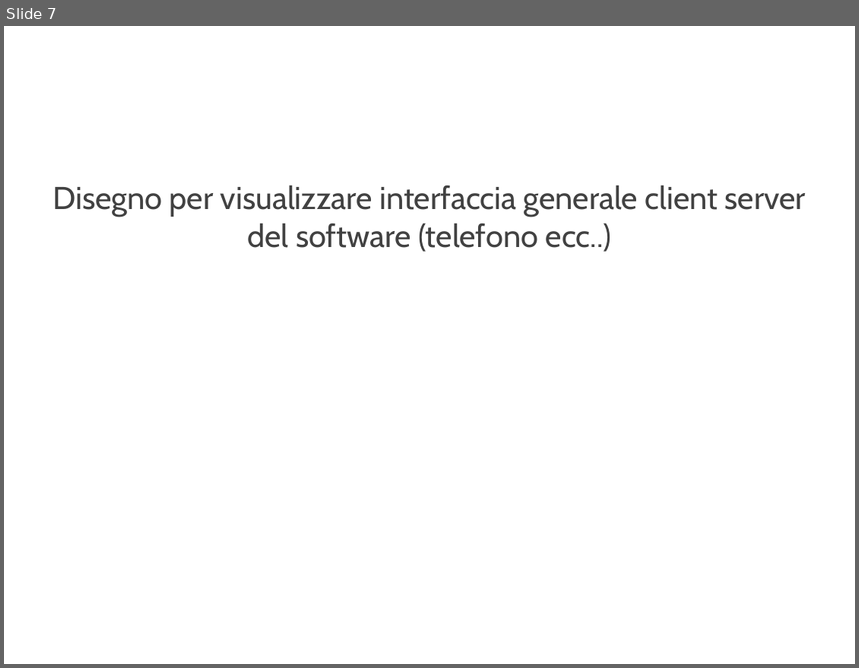
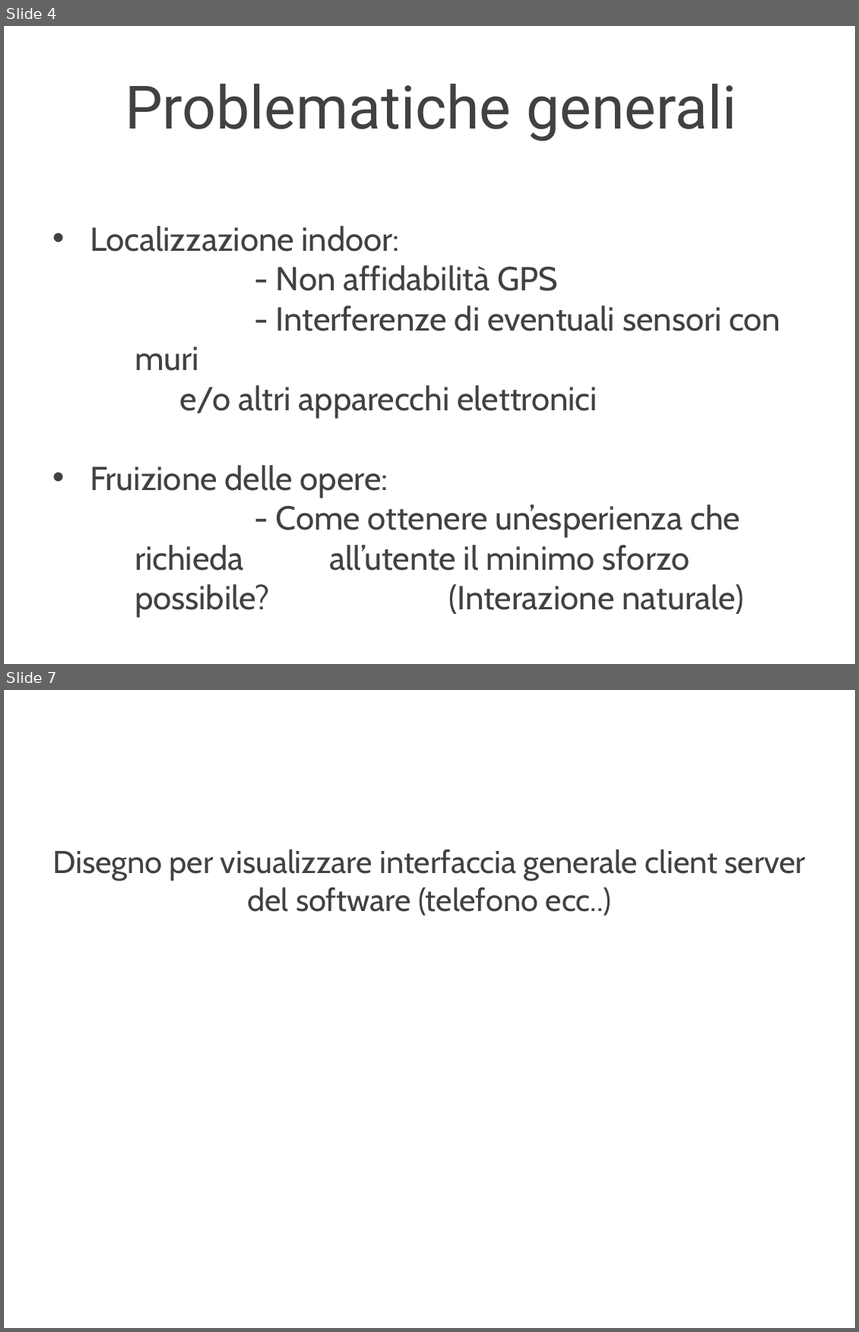
Before and after one commit to delchiaro/beaconav, a slide deck: documentation/presentazione.ppt. Shown one above the other, each under a label of ours: slide 7 before the commit, slides 4 and 7 after it; the slides between them are not shown. The pictures are 859x668 and 859x1332 pixels, drawn with LibreOffice and Linux fonts; fonts in the diff are those of the drawing; background and template pictures are left out. Boxes give left, top, right and bottom in pixels: in the first picture for what was removed or moved away, otherwise in the second. Text is boxed around its words. In the diff, an @@ line names an element or a change of style, - is before the commit and + after.

```diff
--- a/documentation/presentazione.ppt
+++ b/documentation/presentazione.ppt
@@ slide 4 added at [4,26,855,664], background picture (left out) @@
@@ title added at [125,84,737,142], 72 pt, text #414141 @@
+Problematiche generali
@@ text added at [90,226,781,618], 40 pt, text #414141 @@
+• Localizzazione indoor:
+      - Non affidabilità GPS
+      - Interferenze di eventuali sensori con muri
+      e/o altri apparecchi elettronici
+• Fruizione delle opere:
+      - Come ottenere un’esperienza che richieda all’utente il minimo sforzo possibile? (Interazione naturale)
```
Also in this commit, not shown: 3 slides changed, 1 other slide added, 3 slides removed.
